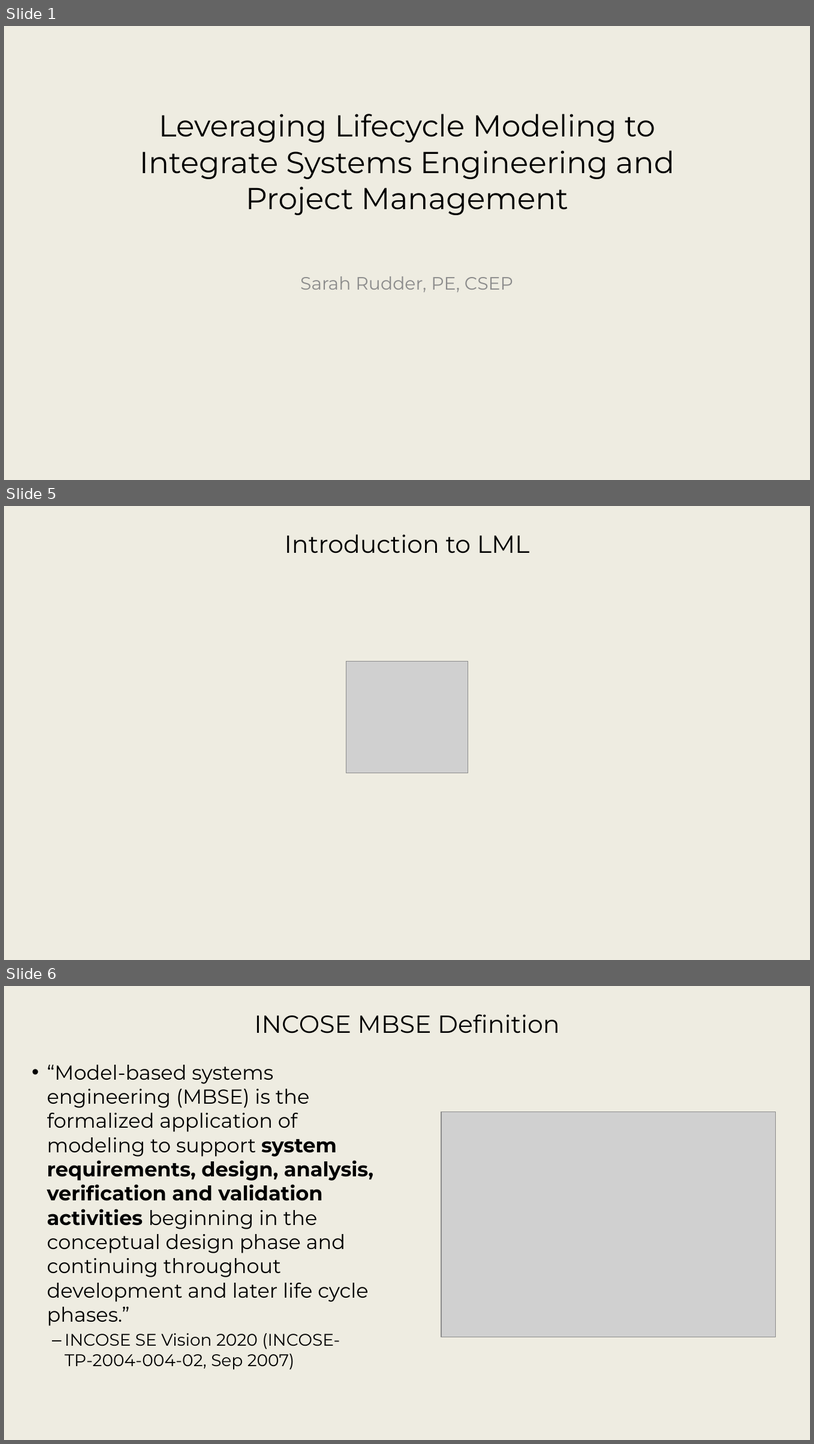
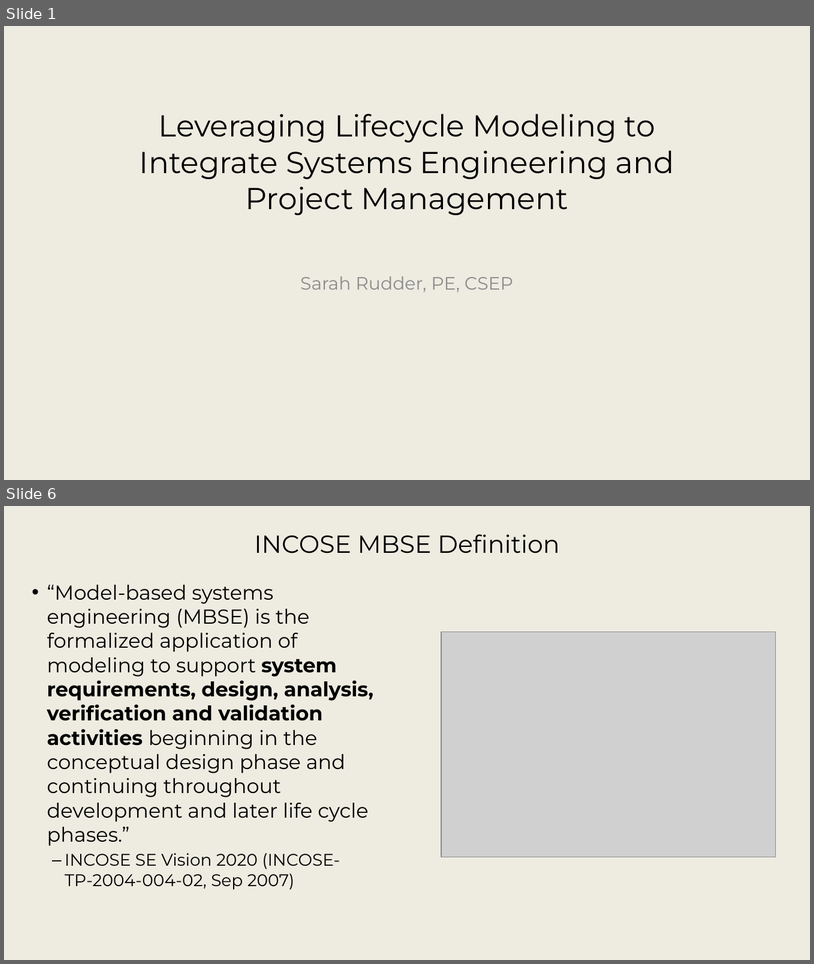
Before and after one commit to srudder16/Lifecycle_Modeling, a slide deck: 2025_WSRC/2026 WSRC Tutorial - 1.pptx. Shown one above the other, each under a label of ours: slides 1, 5 and 6 before the commit, slides 1 and 6 after it; the slides between them are not shown. The pictures are 814x1444 and 814x964 pixels, drawn with LibreOffice and Linux fonts; fonts in the diff are those of the drawing; grey boxes stand for pictures; background and template pictures are left out. Boxes give left, top, right and bottom in pixels: in the first picture for what was removed or moved away, otherwise in the second. Text is boxed around its words. In the diff, an @@ line names an element or a change of style, - is before the commit and + after.

```diff
--- a/2025_WSRC/2026 WSRC Tutorial - 1.pptx
+++ b/2025_WSRC/2026 WSRC Tutorial - 1.pptx
@@ slide 5 removed at (x1=4, y1=506, x2=810, y2=960), background picture (left out) @@
@@ title removed at (x1=285, y1=534, x2=530, y2=553) @@
-Introduction to LML
@@ picture removed at (x1=347, y1=661, x2=468, y2=773) @@
```
Also in this commit, not shown: 3 slides changed, 1 slide added, 2 other files.
